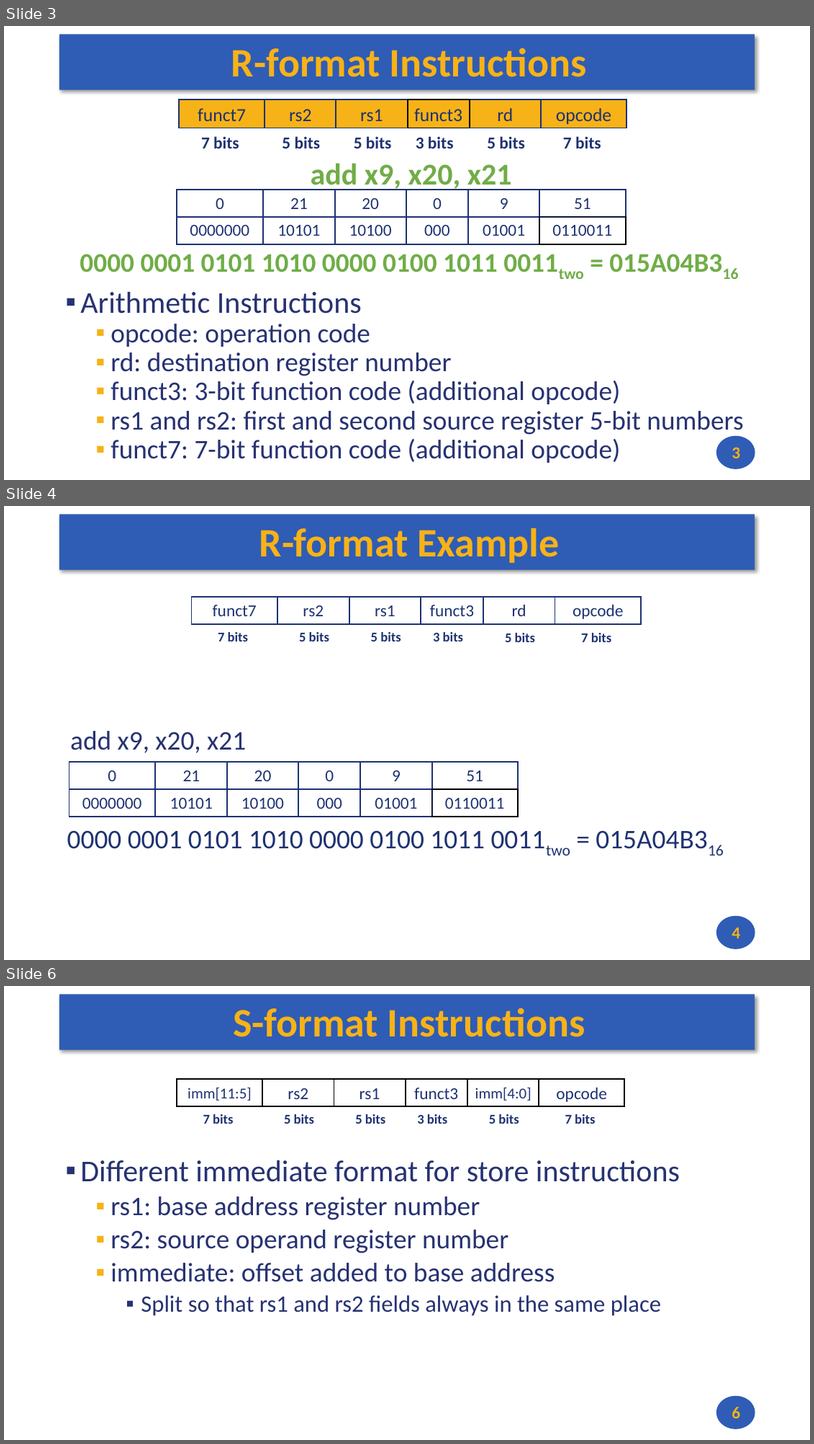
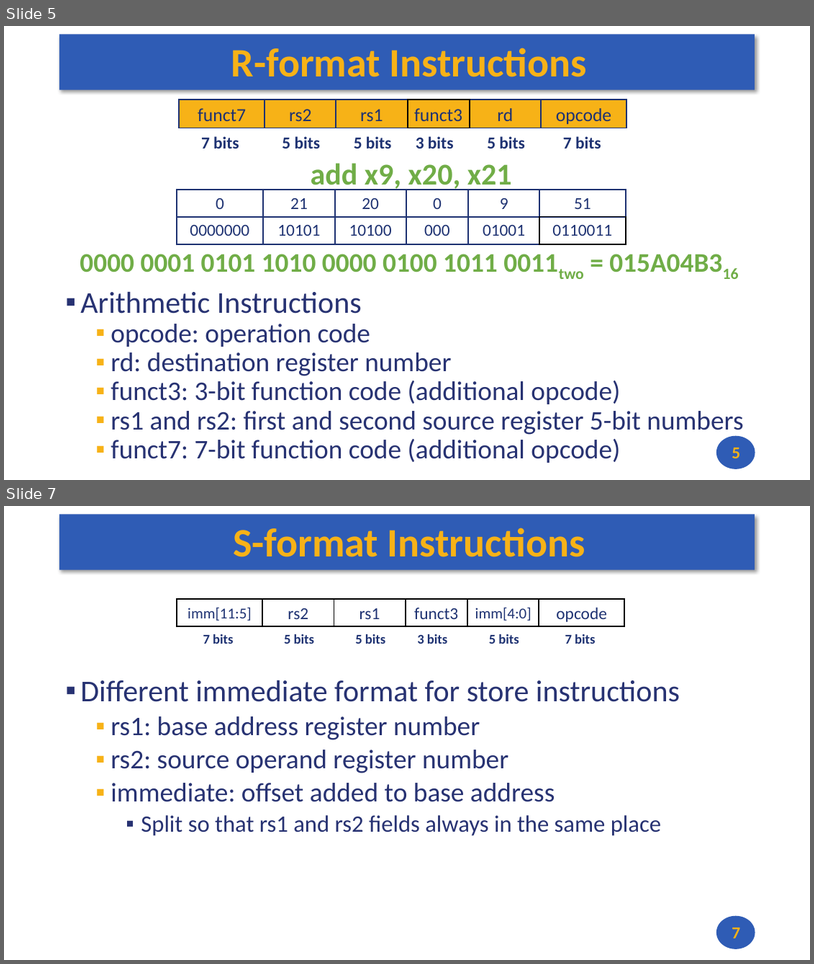
Before and after one commit to andrewt0301/hse-acos-course, a slide deck: docs/part1ca/04_Instructions/CA_Lecture_04.pptx. Shown one above the other, each under a label of ours: slides 3, 4 and 6 before the commit, slides 5 and 7 after it; the slides between them are not shown. The pictures are 814x1444 and 814x964 pixels, drawn with LibreOffice and Linux fonts; fonts in the diff are those of the drawing. Boxes give left, top, right and bottom in pixels: in the first picture for what was removed or moved away, otherwise in the second. Text is boxed around its words. In the diff, an @@ line names an element or a change of style, - is before the commit and + after.

```diff
--- a/docs/part1ca/04_Instructions/CA_Lecture_04.pptx
+++ b/docs/part1ca/04_Instructions/CA_Lecture_04.pptx
@@ slide 4 removed at (4,506,810,960), background #FFFFFF; not listed: 2 template elements that a slide beside it also shows @@
@@ title removed at (260,528,559,563) @@
-R-format Example
@@ group removed at (191,597,641,642): 6 rectangles, 6 texts @@
-funct7
-rs2
-rs1
-rd
-funct3
-opcode
-7 bits
-7 bits
-5 bits
-5 bits
-5 bits
-3 bits
@@ text removed at (70,731,246,753) @@
-add x9, x20, x21
@@ rectangle removed at (70,762,155,789) @@
-0
@@ rectangle removed at (156,762,228,789) @@
-21
@@ rectangle removed at (227,762,299,789) @@
-20
@@ rectangle removed at (298,762,361,789) @@
-0
@@ rectangle removed at (361,762,433,789) @@
-9
@@ rectangle removed at (432,762,518,789) @@
-51
@@ rectangle removed at (70,789,155,816) @@
-0000000
@@ rectangle removed at (156,789,228,816) @@
-10101
@@ rectangle removed at (227,789,299,816) @@
-10100
@@ rectangle removed at (298,789,361,816) @@
-000
@@ rectangle removed at (361,789,433,816) @@
-01001
@@ rectangle removed at (432,789,518,816) @@
-0110011
@@ text removed at (67,830,485,849) @@
-0000 0001 0101 1010 0000 0100 1011 0011two = 015A04B316
@@ page number removed at (732,927,741,938) @@
-4
@@ what was slide 3 is now slide 5 @@
@@ page number at (732,447,741,458): text changed @@
-3
+5
@@ what was slide 6 is now slide 7 @@
@@ page number at (732,927,741,938): text changed @@
-6
+7
```
Also in this commit, not shown: 3 slides changed, 2 slides added, 1 other file.
